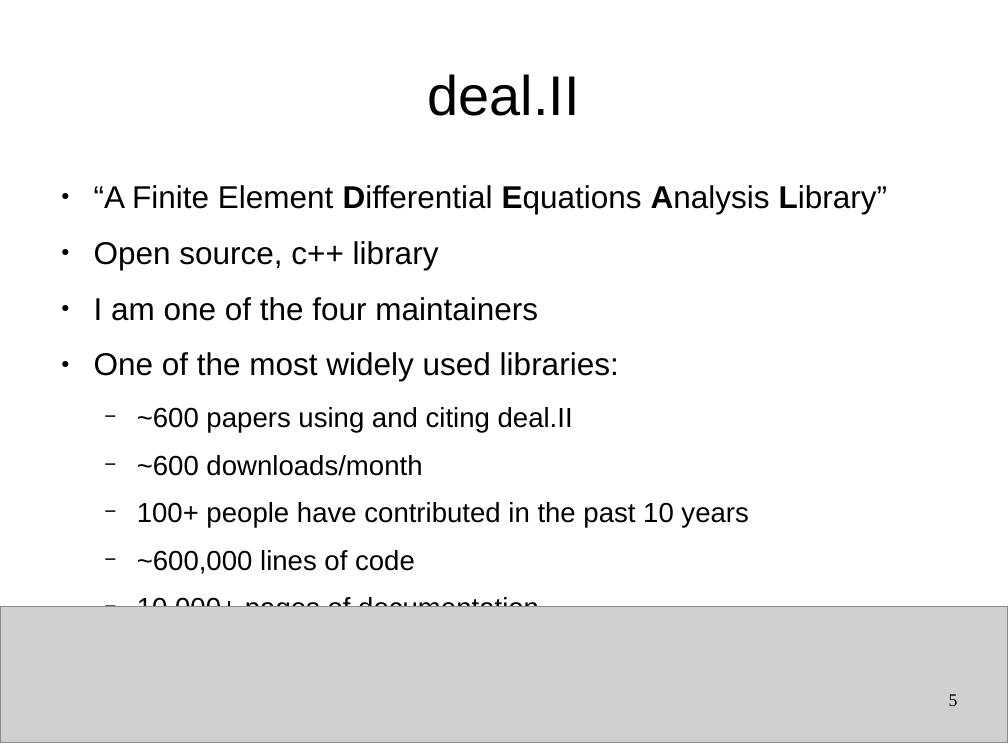
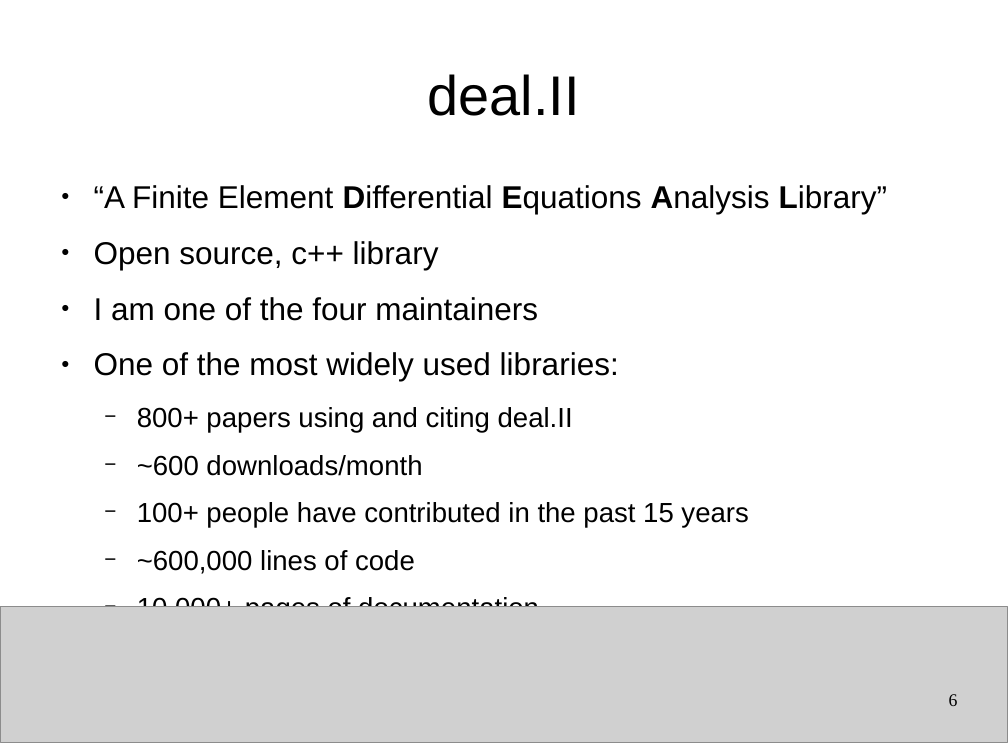
Before and after one commit to ndem0/deal.II-tutorial, a slide deck: slide 6 of slides.odp (slide 5 before the commit). Drawn at 1008x756 pixels with LibreOffice and Linux fonts; fonts in the diff are those of the drawing; grey boxes stand for pictures. Boxes give left, top, right and bottom in pixels: in the first picture for what was removed or moved away, otherwise in the second. Text is boxed around its words. In the diff, an @@ line names an element or a change of style, - is before the commit and + after.

```diff
--- a/slides.odp
+++ b/slides.odp
@@ text at box(137, 407, 573, 433): text changed @@
-  − ~600 papers using and citing deal.II
+  − 800+ papers using and citing deal.II
@@ text at box(137, 502, 748, 528): text changed @@
-  − 100+ people have contributed in the past 10 years
+  − 100+ people have contributed in the past 15 years
@@ page number at box(949, 694, 958, 706): text changed @@
-5
+6
```
Also in this commit, not shown: 18 other slides changed, 1 slide added, 1 slide removed.
